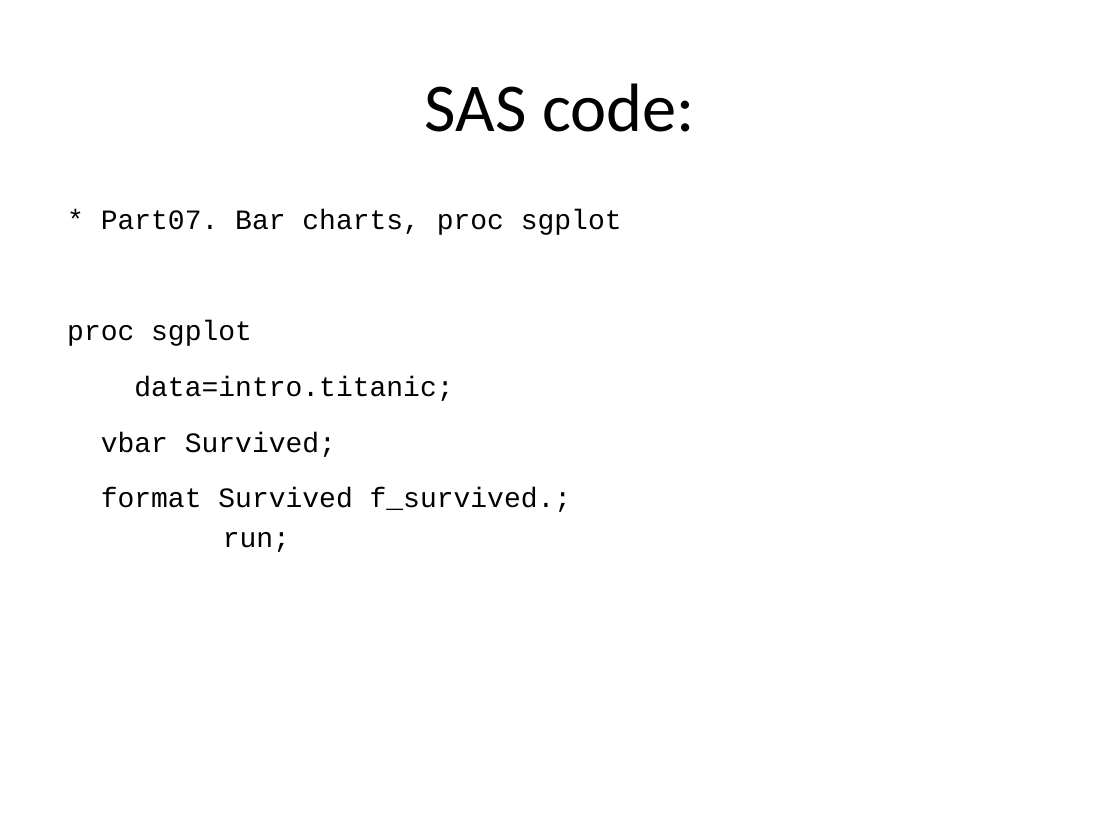
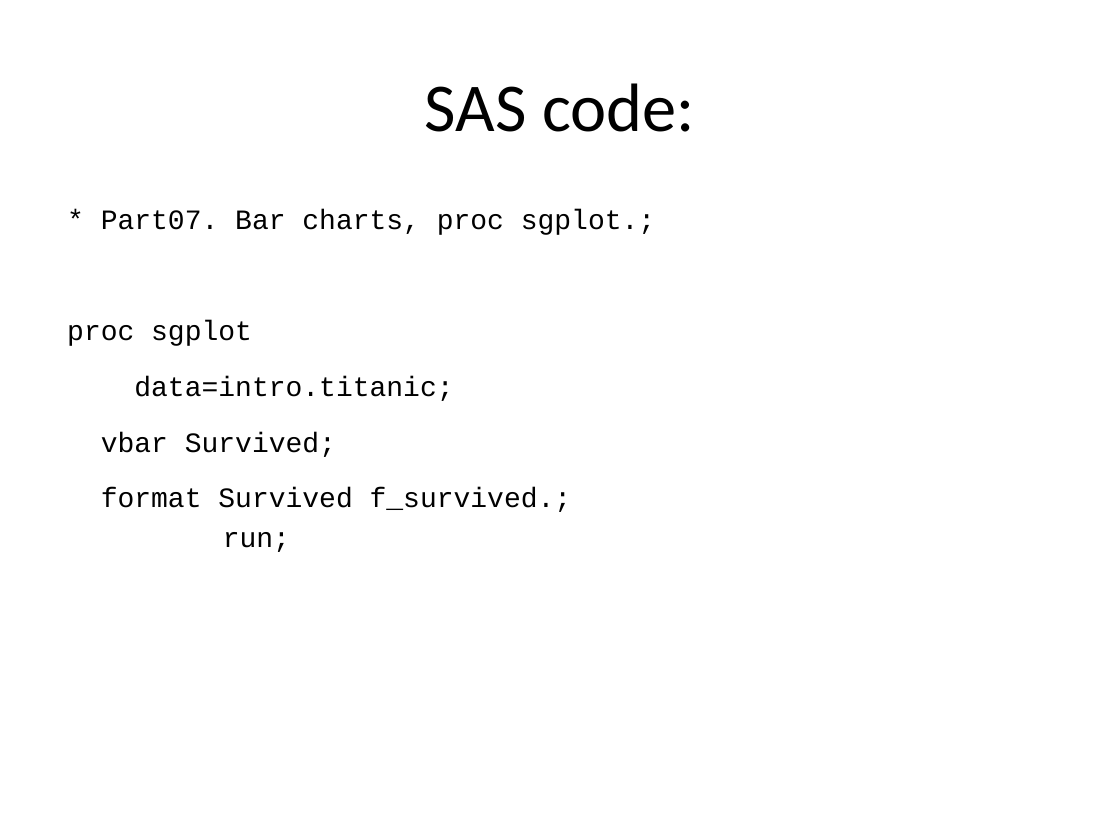
Before and after one commit to pmean/introduction-to-SAS, a slide deck: slide 17 of results/m04-slides-and-speaker-notes.pptx (slide 10 before the commit). Drawn at 1120x840 pixels with LibreOffice and Linux fonts; fonts in the diff are those of the drawing. Boxes give left, top, right and bottom in pixels: in the first picture for what was removed or moved away, otherwise in the second. Text is boxed around its words. In the diff, an @@ line names an element or a change of style, - is before the commit and + after.

```diff
--- a/results/m04-slides-and-speaker-notes.pptx
+++ b/results/m04-slides-and-speaker-notes.pptx
@@ text at (67,209,655,552): text changed @@
-* Part07. Bar charts, proc sgplot
-proc sgplot
-data=intro.titanic;
-vbar Survived;
-format Survived f_survived.;
-run;
+* Part07. Bar charts, proc sgplot.;
+proc sgplot
+data=intro.titanic;
+vbar Survived;
+format Survived f_survived.;
+run;
```
Also in this commit, not shown: 12 other slides changed, 20 slides added, 3 slides removed, 18 other files.
